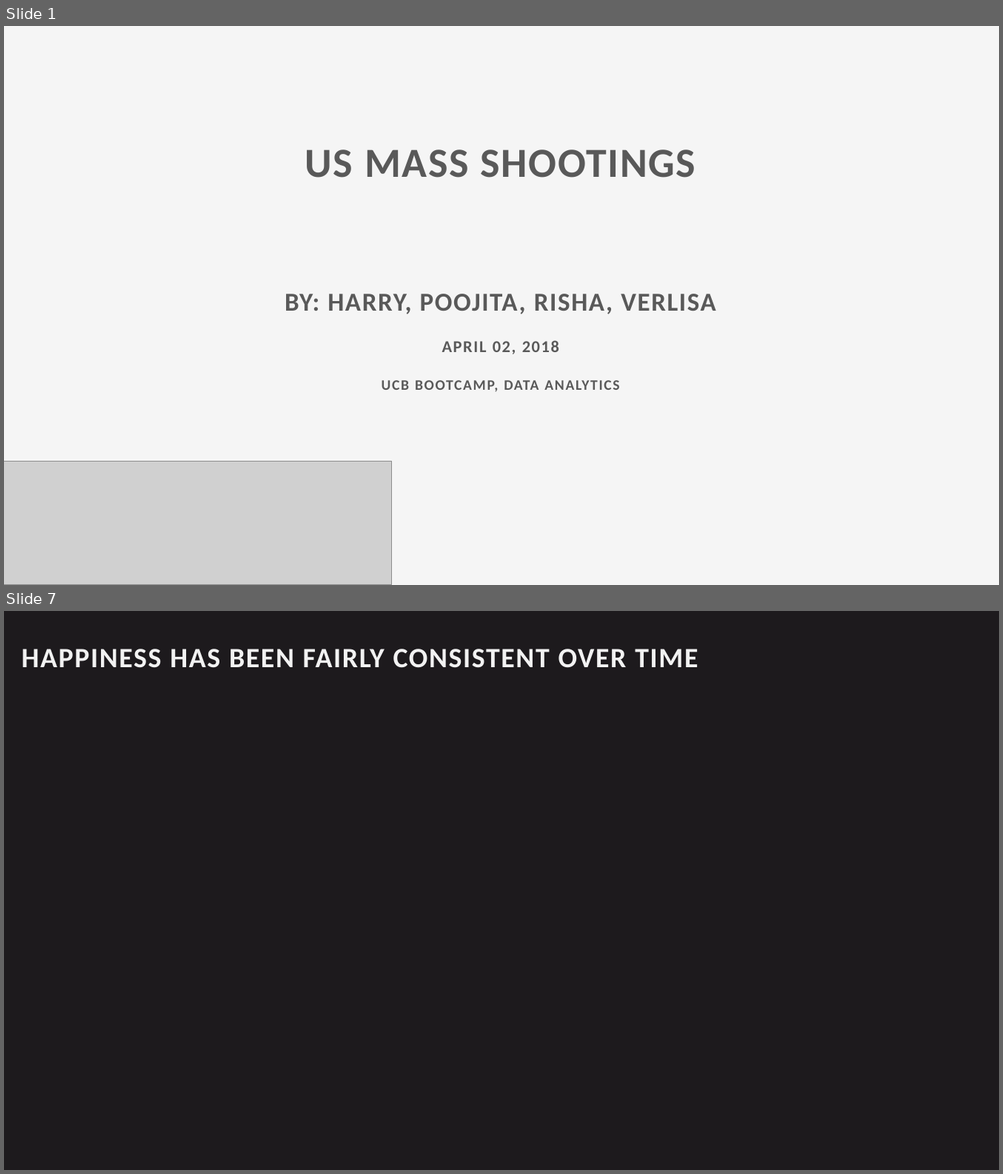
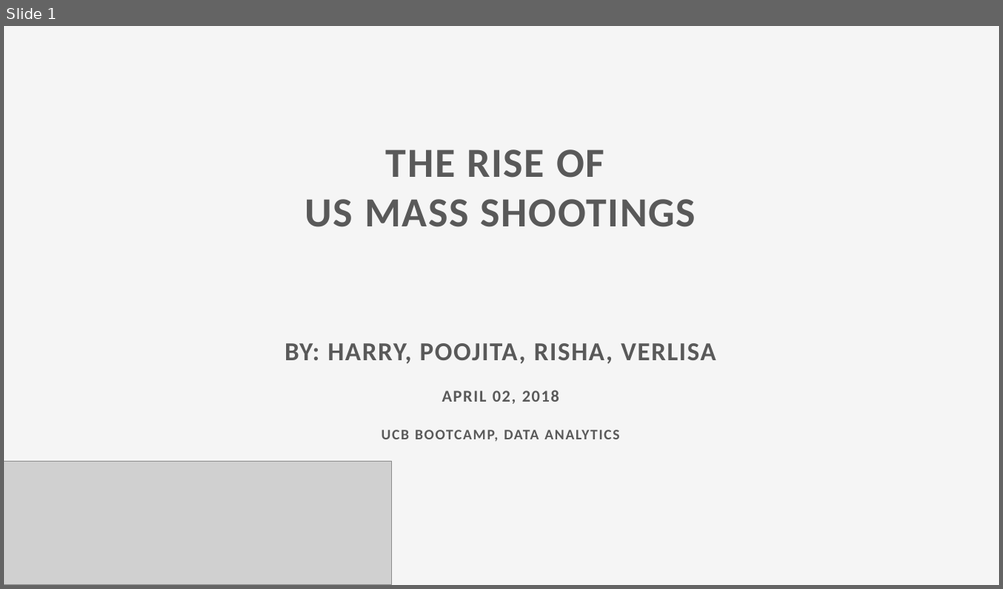
Before and after one commit to shahrisha1/project2_usmassshootings, a slide deck: presentation/us_mass_shootings.pptx. Shown one above the other, each under a label of ours: slides 1 and 7 before the commit, slide 1 after it; the slides between them are not shown. The pictures are 1003x1174 and 1003x589 pixels, drawn with LibreOffice and Linux fonts; fonts in the diff are those of the drawing; grey boxes stand for pictures. Boxes give left, top, right and bottom in pixels: in the first picture for what was removed or moved away, otherwise in the second. Text is boxed around its words. In the diff, an @@ line names an element or a change of style, - is before the commit and + after.

```diff
--- a/presentation/us_mass_shootings.pptx
+++ b/presentation/us_mass_shootings.pptx
@@ slide 7 removed at [4, 611, 999, 1170], background #1D1A1D @@
@@ text removed at [22, 649, 697, 668] @@
-HAPPINESS HAS BEEN FAIRLY CONSISTENT OVER TIME
@@ slide 1 changed as well @@
@@ text at [386, 150, 604, 178]: paragraph added @@
+THE RISE OF
```
Also in this commit, not shown: 2 other slides changed, 1 slide added, 14 other slides removed, 30 other files.
